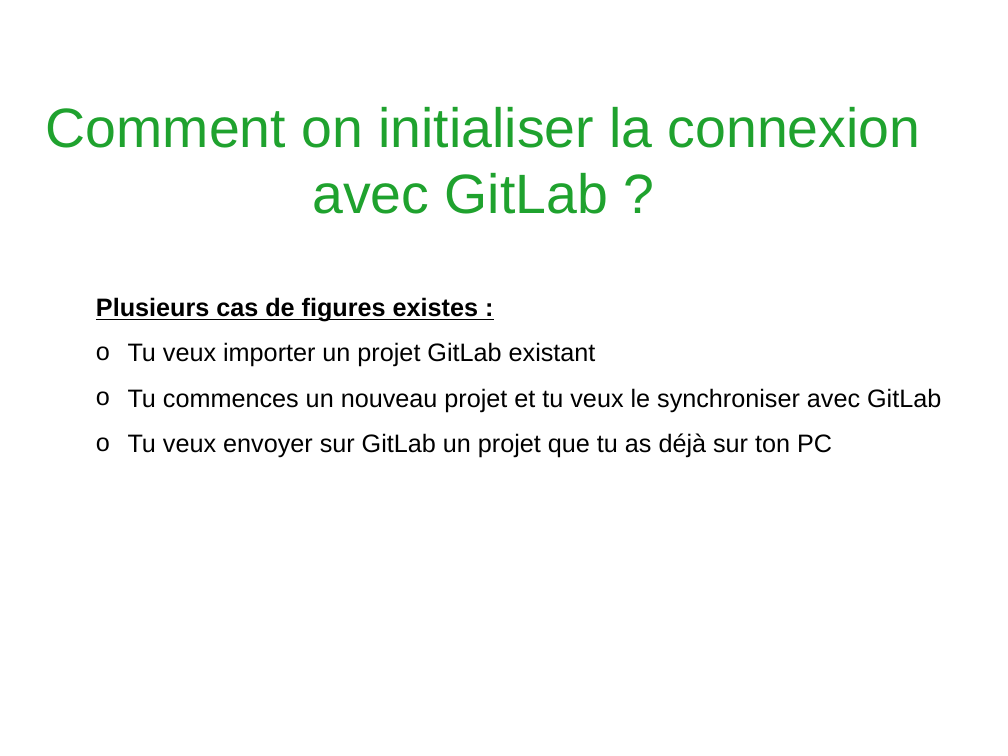
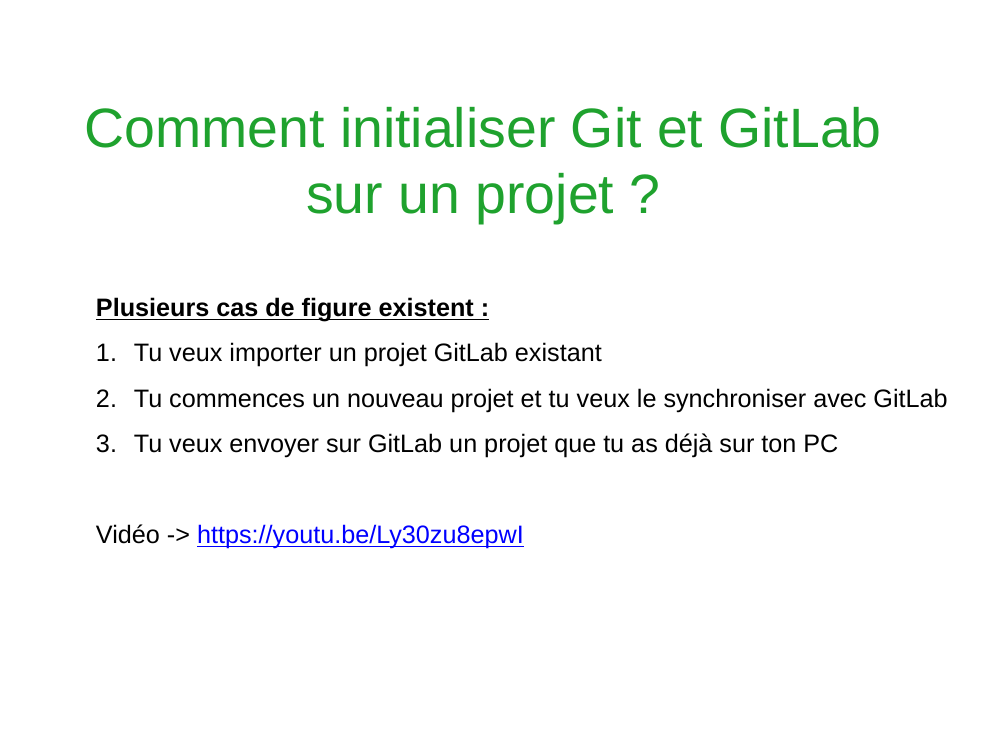
Before and after one commit to Heuclin/Git-sur-Rstudio, a slide deck: slide 9 of Présentation_gitlab_Rstudio.pptx. Drawn at 1008x756 pixels with LibreOffice and Linux fonts; fonts in the diff are those of the drawing; background and template pictures are left out. Boxes give left, top, right and bottom in pixels: in the first picture for what was removed or moved away, otherwise in the second. Text is boxed around its words. In the diff, an @@ line names an element or a change of style, - is before the commit and + after.

```diff
--- a/Présentation_gitlab_Rstudio.pptx
+++ b/Présentation_gitlab_Rstudio.pptx
@@ title at bbox=[84, 107, 882, 224]: text changed @@
-Comment on initialiser la connexion avec GitLab ?
+Comment initialiser Git et GitLab sur un projet ?
@@ text at bbox=[96, 297, 474, 322]: text changed @@
-Plusieurs cas de figures existes :
+Plusieurs cas de figure existent :
@@ text at bbox=[134, 342, 947, 458]: bullet o to 1. @@
@@ text at bbox=[96, 524, 524, 549]: paragraph added @@
+Vidéo -> https://youtu.be/Ly30zu8epwI
```
Also in this commit, not shown: 13 other slides changed, 1 slide added, 7 other files.
